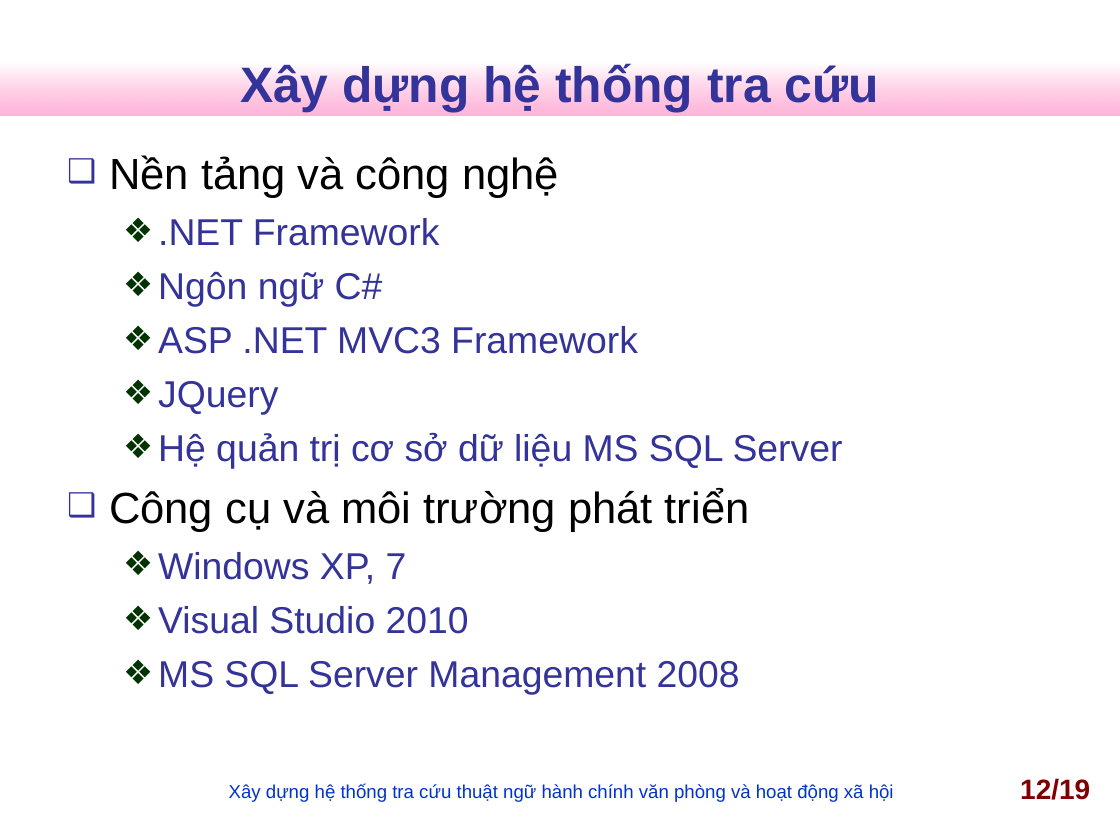
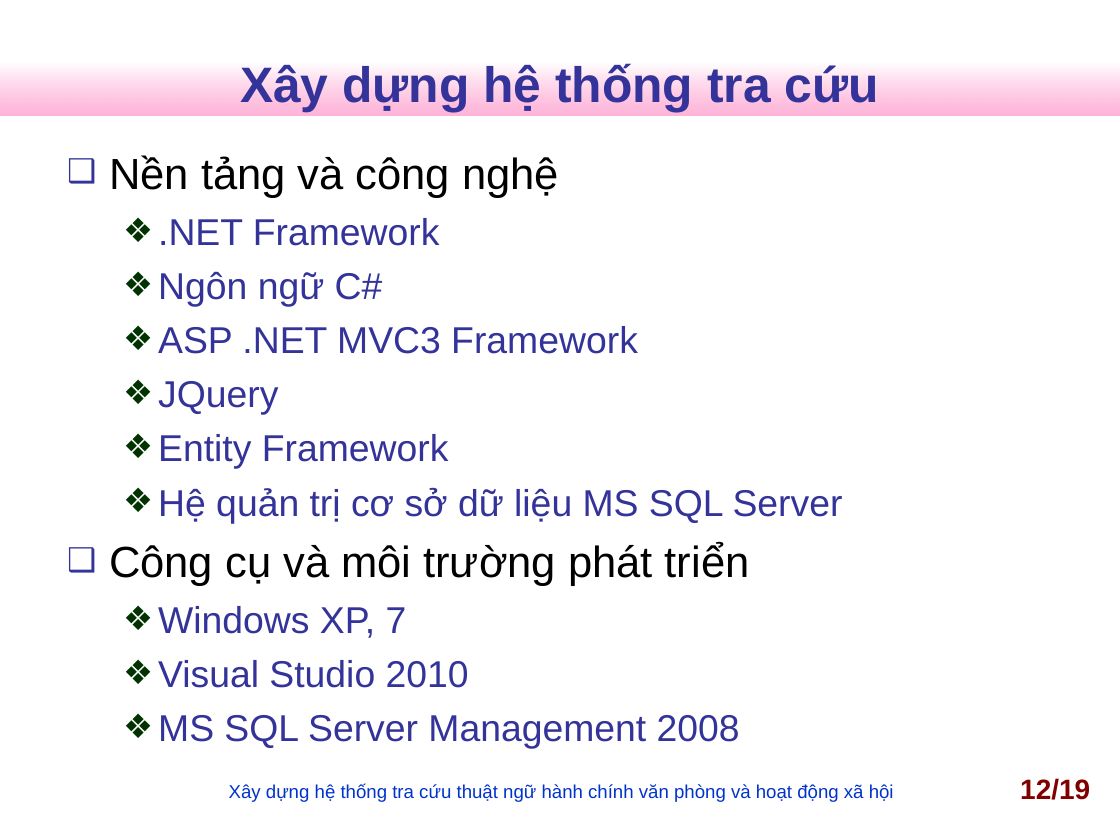
Before and after one commit to nguyentk90/tra-cuu-thuat-ngu-hanh-chinh, a slide deck: slide 12 of Documents/slideN2013.ppt. Drawn at 1120x840 pixels with LibreOffice and Linux fonts; fonts in the diff are those of the drawing; background and template pictures are left out. Boxes give left, top, right and bottom in pixels: in the first picture for what was removed or moved away, otherwise in the second. Text is boxed around its words. In the diff, an @@ line names an element or a change of style, - is before the commit and + after.

```diff
--- a/Documents/slideN2013.ppt
+++ b/Documents/slideN2013.ppt
@@ text at box(158, 434, 449, 469): paragraph added @@
+  ❖ Entity Framework
```
